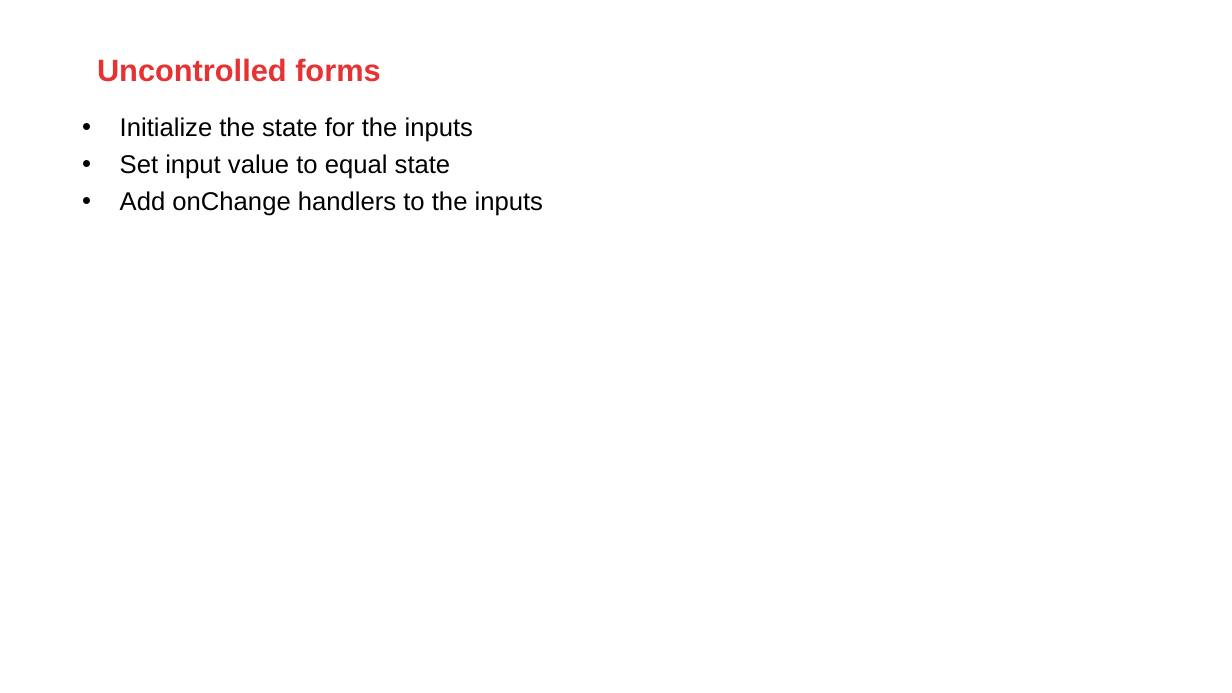
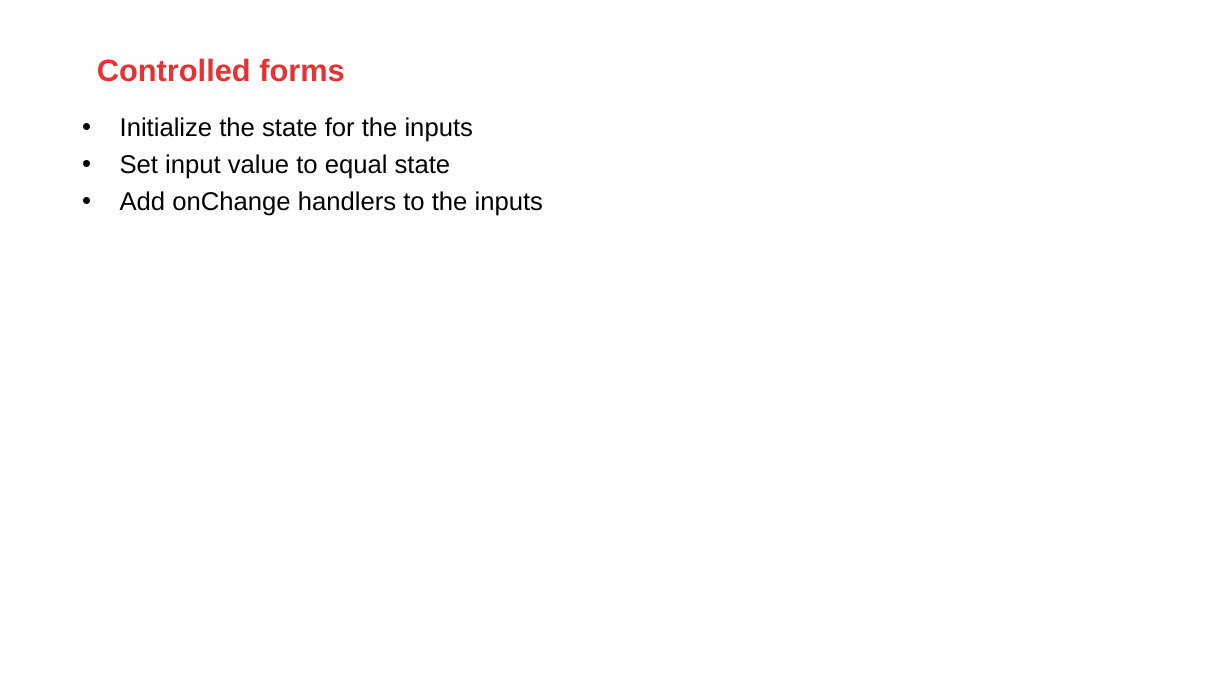
Before and after one commit to AMIS-Services/react-series, a slide deck: slide 13 of sig3/slides/SIG 3 slides.pptx (slide 5 before the commit). Drawn at 1232x693 pixels with LibreOffice and Linux fonts; fonts in the diff are those of the drawing; background and template pictures are left out. Boxes give left, top, right and bottom in pixels: in the first picture for what was removed or moved away, otherwise in the second. Text is boxed around its words. In the diff, an @@ line names an element or a change of style, - is before the commit and + after.

```diff
--- a/sig3/slides/SIG 3 slides.pptx
+++ b/sig3/slides/SIG 3 slides.pptx
@@ text at (97,58,345,82): text changed @@
-Uncontrolled forms
+Controlled forms
```
Also in this commit, not shown: 5 other slides changed, 6 slides added, 2 other files.
